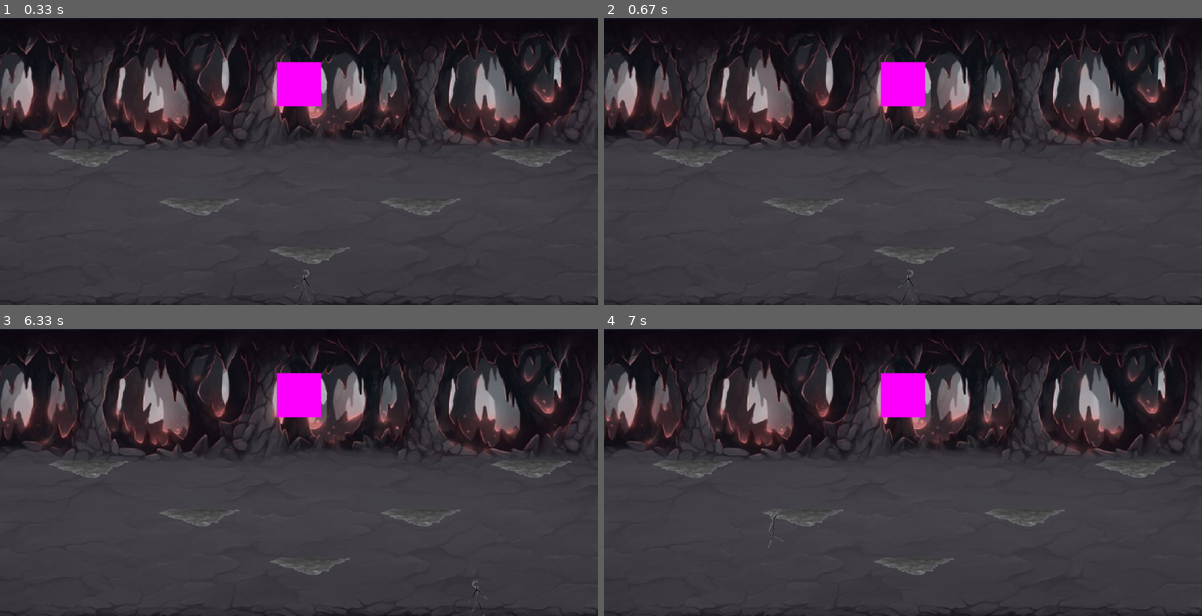
Above: before the commit, frames 1-4 (two rows, left to right).
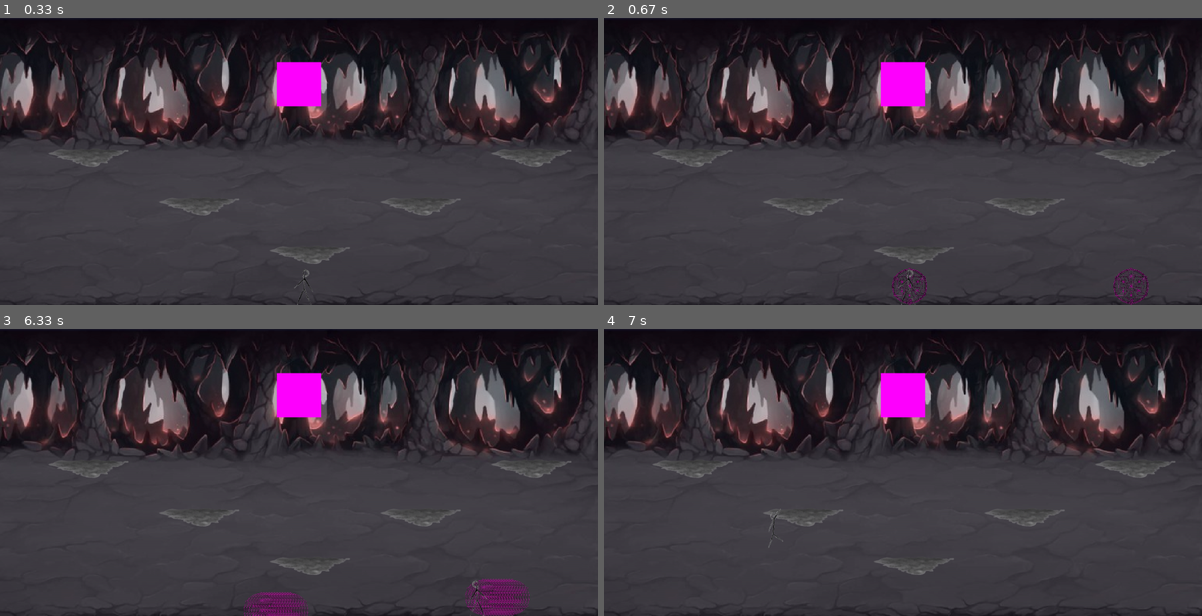
Above: after the commit, the same moments.

Repository: GiveMeMissile/Pentacrab_Pygame
Game: pygame game, started from Pentacrab.py
Two runs of this game, one before a commit and one after it. Both use one fixed random seed, a clock stepped at 60 frames per second and the inputs below.
Inputs:
- Up to frame 1 (0.33 s): no input
- Up to frame 2 (0.67 s): hold Right from 0.33 s (still down)
- Up to frame 3 (6.33 s): release Right at 0.8 s; hold Up 0.83-1.13 s; hold W 0.83-1.13 s; hold Right 1.17-1.63 s; hold D 1.17-1.63 s; hold Left 1.67-2.2 s; hold A 1.67-2.2 s; hold Left 2.23-2.63 s; hold A 2.23-2.63 s; hold Up 2.67-3.03 s; hold W 2.67-3.03 s; hold Right 3.07-3.7 s; hold D 3.07-3.7 s; hold Left 3.73-4.2 s; hold A 3.73-4.2 s; hold Right 4.23-4.7 s; hold D 4.23-4.7 s; hold Up 4.73-5.03 s; hold W 4.73-5.03 s; hold Right 5.07-5.53 s; hold D 5.07-5.53 s; hold Left 5.57-6.1 s; hold A 5.57-6.1 s; hold Left from 6.13 s (still down); hold A from 6.13 s (still down)
- Up to frame 4 (7 s): release Left at 6.53 s; release A at 6.53 s; hold Up 6.57-6.93 s; hold W 6.57-6.93 s; hold Right from 6.97 s (still down); hold D from 6.97 s (still down)

Frame 1 is identical in both runs. In frame 2, 0.4% of the frame differs, in the area x 48-92%, y 87-100%; in frame 3, 1.4%, in the area x 40-89%, y 87-100%; in frame 4, nothing differs.

Commit message:
Update Pentacrab.py
Added a visual and sound to the teleport. Though it still neeeds some polish.

Diff:
--- a/Pentacrab.py
+++ b/Pentacrab.py
@@ -7,7 +7,8 @@
 WIDTH = 1350
 HEIGHT = 650
 WINDOW = pygame.display.set_mode((WIDTH, HEIGHT))
-BACKGROUND = pygame.transform.scale(pygame.image.load(os.path.join("Pentacrab_Assets", "Background.png")), (WIDTH, HEIGHT))
+BACKGROUND = pygame.transform.scale(pygame.image.load(os.path.join("Pentacrab_Assets", "Background.png")),
+                                    (WIDTH, HEIGHT))
 FPS = 60
 
 # Player settings
@@ -19,42 +20,51 @@
 ACCELERATION = 1
 MAX_VELOCITY = 6
 FRICTION = 0.1
+PLAYER_DIFFERENCE = 15
 
 TELEPORT_AMOUNT = 500
 TP_DELAY = 500
 TP_COOLDOWN = 5500
+TELEPORT_WIDTH, TELEPORT_HEIGHT = HITBOX_HEIGHT + PLAYER_DIFFERENCE, HITBOX_HEIGHT + PLAYER_DIFFERENCE
+TELEPORT_SYMBOL = pygame.transform.scale(pygame.image.load(os.path.join("Pentacrab_Assets", "Teleport.png")),
+                                         (TELEPORT_WIDTH, TELEPORT_HEIGHT))
 
 X = WIDTH // 2
 Y = HEIGHT - HITBOX_HEIGHT
 HITBOX = pygame.Rect(X, Y, HITBOX_WIDTH, HITBOX_HEIGHT)
 
-PLAYER_RIGHT = pygame.transform.scale(pygame.image.load(os.path.join("Pentacrab_Assets", "Player.png")), (HITBOX_WIDTH + 30, HITBOX_HEIGHT + 20))
+PLAYER_RIGHT = pygame.transform.scale(pygame.image.load(os.path.join("Pentacrab_Assets", "Player.png")),
+                                      (HITBOX_WIDTH + 30, HITBOX_HEIGHT + 20))
 PLAYER_LEFT = pygame.transform.flip(PLAYER_RIGHT, flip_y=False, flip_x=True)
-PLAYER_JUMP_RIGHT = pygame.transform.scale(pygame.image.load(os.path.join("Pentacrab_Assets", "Player_jump.png")),(HITBOX_WIDTH + 30, HITBOX_HEIGHT + 20))
+PLAYER_JUMP_RIGHT = pygame.transform.scale(pygame.image.load(os.path.join("Pentacrab_Assets", "Player_jump.png")),
+                                           (HITBOX_WIDTH + 30, HITBOX_HEIGHT + 20))
 PLAYER_JUMP_LEFT = pygame.transform.flip(PLAYER_JUMP_RIGHT, flip_y=False, flip_x=True)
 
 # Sounds
 JUMP_SOUND = pygame.mixer.Sound("Pentacrab_Assets/Player_jump.mp3")
+TELEPORT_SOUND = pygame.mixer.Sound("Pentacrab_Assets/Teleport.mp3")
 
 # Platform settings
 PLATFORM_HEIGHT = 60
 PLATFORM_WIDTH = 200
 platforms = []
-PLATFORM_IMAGE = pygame.transform.scale(pygame.image.load(os.path.join("Pentacrab_Assets", "Cloud_platfrom.png")), (PLATFORM_WIDTH, PLATFORM_HEIGHT))
+PLATFORM_IMAGE = pygame.transform.scale(pygame.image.load(os.path.join("Pentacrab_Assets", "Cloud_platfrom.png")),
+                                        (PLATFORM_WIDTH, PLATFORM_HEIGHT))
 PLATFORM = pygame.transform.rotate(pygame.transform.scale(PLATFORM_IMAGE, (PLATFORM_WIDTH, PLATFORM_HEIGHT)), 180)
 
-
-
 # Boss settings
-BOSS_WIDTH , BOSS_HEIGHT = 100, 100
+BOSS_WIDTH, BOSS_HEIGHT = 100, 100
 BOSS_Y = 100
 BOSS_HITBOX = pygame.Rect(X - 50, BOSS_Y, BOSS_WIDTH, BOSS_HEIGHT)
+
 
 def draw():
     WINDOW.blit(BACKGROUND, (0, 0))
     pygame.draw.rect(WINDOW, (255, 0, 255), BOSS_HITBOX)
     for platform_location_x, platform_location_y in platforms:
         WINDOW.blit(PLATFORM, (platform_location_x, platform_location_y))
+    for portal_hitbox in tp_hitbox:
+        WINDOW.blit(TELEPORT_SYMBOL, (portal_hitbox.x, portal_hitbox.y))
     if not Jump:
         if left:
             WINDOW.blit(PLAYER_LEFT, (HITBOX.x - 15, HITBOX.y - 15))
@@ -62,10 +72,11 @@
             WINDOW.blit(PLAYER_RIGHT, (HITBOX.x - 15, HITBOX.y - 15))
     if Jump:
         if left:
-            WINDOW.blit(PLAYER_JUMP_LEFT, (HITBOX.x - 15, HITBOX.y - 15))
-        else:
-            WINDOW.blit(PLAYER_JUMP_RIGHT, (HITBOX.x - 15,HITBOX.y - 15 ))
+            WINDOW.blit(PLAYER_JUMP_LEFT, (HITBOX.x - PLAYER_DIFFERENCE, HITBOX.y - PLAYER_DIFFERENCE))
+        else:
+            WINDOW.blit(PLAYER_JUMP_RIGHT, (HITBOX.x - PLAYER_DIFFERENCE, HITBOX.y - PLAYER_DIFFERENCE))
     pygame.display.update()
+
 
 def setup_platforms():
     platform_location_x = 100
@@ -77,6 +88,7 @@
             platform_location_y += PLATFORM_HEIGHT + 50
         else:
             platform_location_y -= PLATFORM_HEIGHT + 50
+
 
 def player_movements():
     global velocity, left
@@ -110,6 +122,7 @@
         HITBOX.x = WIDTH - HITBOX_WIDTH
         velocity = 0
 
+
 def player_jump():
     global decent, Jump, initial_height, falling
     if decent == False:
@@ -136,6 +149,7 @@
             Jump = False
             initial_height = HEIGHT - HITBOX_HEIGHT
 
+
 def gravity():
     global initial_height, falling, Jump
     if Jump == False:
@@ -154,7 +168,8 @@
         if falling == True:
             HITBOX.y += GRAVITY
 
-def teleport():
+
+def teleport_movement():
     global tele_up, tele_left, tele_right, tp_cooldown, tp_delay
 
     if tele_up and (current_time - tp_delay >= TP_DELAY):
@@ -180,9 +195,37 @@
 
     if tp_cooldown and (current_time - tp_delay >= TP_COOLDOWN):
         tp_cooldown = False
+
+
+def teleport_visual():
+    global tp_hitbox
+    dif = 0
+    if tele_up or tele_left or tele_right:
+        for _ in range(2):
+            dif += 1
+            if dif == 1:
+                portal_hitbox = pygame.Rect(HITBOX.x + PLAYER_DIFFERENCE - TELEPORT_WIDTH / 2,
+                                            HITBOX.y - PLAYER_DIFFERENCE, TELEPORT_WIDTH, TELEPORT_HEIGHT)
+            elif dif == 2:
+                if tele_up:
+                    portal_hitbox = pygame.Rect(HITBOX.x + PLAYER_DIFFERENCE - TELEPORT_WIDTH / 2,
+                                                HITBOX.y - PLAYER_DIFFERENCE - TELEPORT_AMOUNT, TELEPORT_WIDTH,
+                                                TELEPORT_HEIGHT)
+                elif tele_left:
+                    portal_hitbox = pygame.Rect(HITBOX.x + PLAYER_DIFFERENCE - TELEPORT_AMOUNT - TELEPORT_WIDTH / 2,
+                                                HITBOX.y + PLAYER_DIFFERENCE, TELEPORT_WIDTH, TELEPORT_HEIGHT)
+                elif tele_right:
+                    portal_hitbox = pygame.Rect(HITBOX.x + PLAYER_DIFFERENCE + TELEPORT_AMOUNT - TELEPORT_WIDTH / 2,
+                                                HITBOX.y - PLAYER_DIFFERENCE, TELEPORT_WIDTH, TELEPORT_HEIGHT)
+            tp_hitbox.append(portal_hitbox)
+    else:
+        tp_hitbox.clear()
+
+
 def main():
     global run, Jump, decent, falling, initial_height, tele_up, current_time, tp_delay, \
-        tele_left, tp_cooldown, tele_right, left
+        tele_left, tp_cooldown, tele_right, left, tp_hitbox
+    tp_hitbox = []
     tp_delay = 99999999
     left = False
     tp_cooldown = False
@@ -209,14 +252,17 @@
                     tele_up = True
                     tp_delay = current_time
                     tp_cooldown = True
+                    TELEPORT_SOUND.play()
                 if event.key == pygame.K_LEFT and not tp_cooldown:
                     tele_left = True
                     tp_delay = current_time
                     tp_cooldown = True
+                    TELEPORT_SOUND.play()
                 if event.key == pygame.K_RIGHT and not tp_cooldown:
                     tele_right = True
                     tp_delay = current_time
                     tp_cooldown = True
+                    TELEPORT_SOUND.play()
             if event.type == pygame.QUIT:
                 run = False
         falling = True
@@ -224,7 +270,8 @@
             gravity()
         else:
             player_jump()
-        teleport()
+        teleport_visual()
+        teleport_movement()
         player_movements()
         draw()
     pygame.quit()
